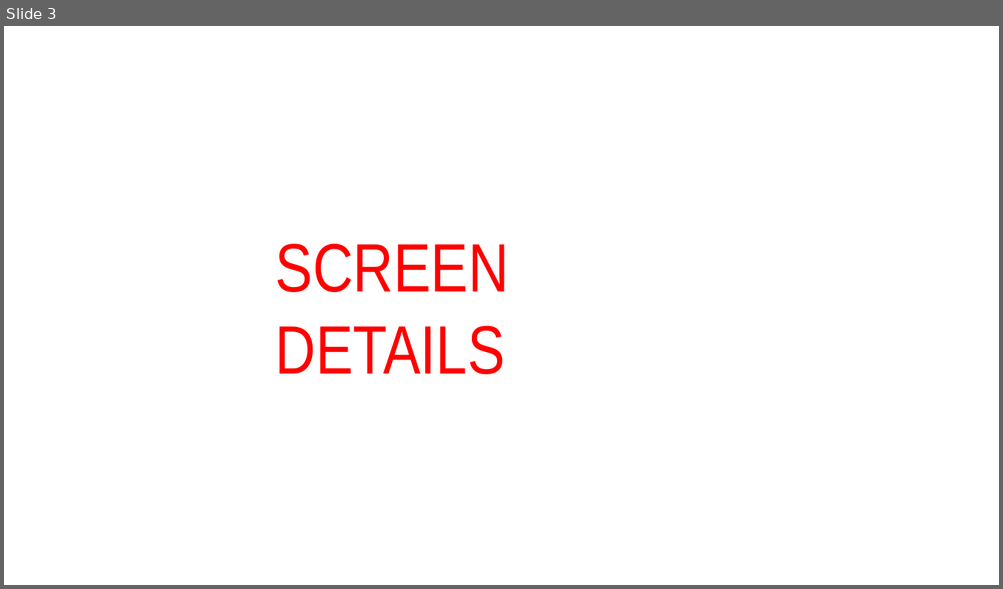
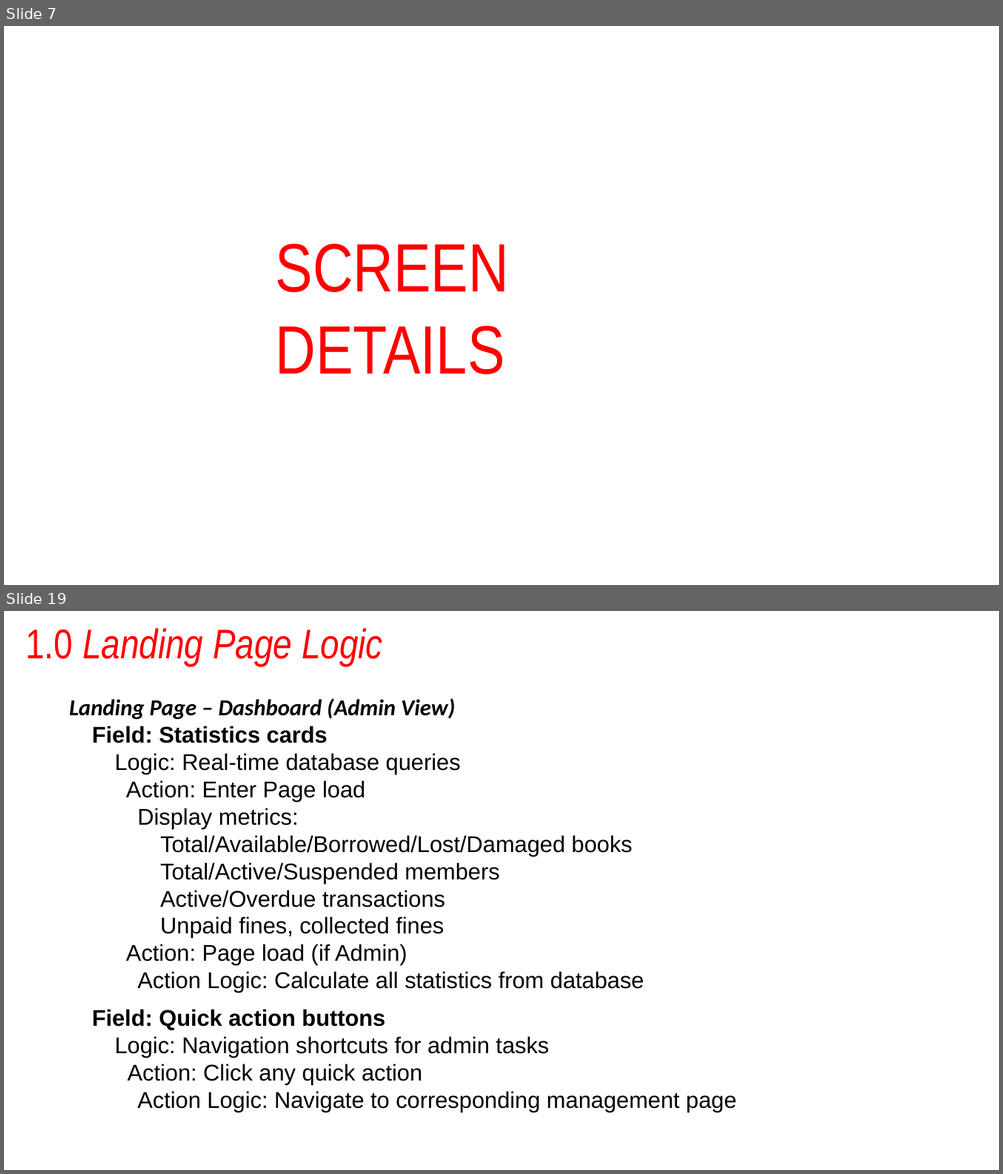
Before and after one commit to Erudi787/book-buddi, a slide deck: Documentation/High Level Design/Alliance Low Code Program_HLD_G6_BookBuddi.pptx. Shown one above the other, each under a label of ours: slide 3 before the commit, slides 7 and 19 after it; the slides between them are not shown. The pictures are 1003x589 and 1003x1174 pixels, drawn with LibreOffice and Linux fonts; fonts in the diff are those of the drawing; background and template pictures are left out. Boxes give left, top, right and bottom in pixels: in the first picture for what was removed or moved away, otherwise in the second. Text is boxed around its words. In the diff, an @@ line names an element or a change of style, - is before the commit and + after.

```diff
--- a/Documentation/High Level Design/Alliance Low Code Program_HLD_G6_BookBuddi.pptx
+++ b/Documentation/High Level Design/Alliance Low Code Program_HLD_G6_BookBuddi.pptx
@@ slide 19 added at <box>4,611,999,1170</box>, background picture (left out) @@
@@ text added at <box>25,628,383,666</box>, 80 pt, text #FF0000, italic @@
+1.0 Landing Page Logic
@@ text added at <box>69,698,736,1112</box>, 44 pt, text #000000 @@
+Landing Page – Dashboard (Admin View)
+Field: Statistics cards
+Logic: Real-time database queries
+Action: Enter Page load
+Display metrics:
+Total/Available/Borrowed/Lost/Damaged books
+Total/Active/Suspended members
+Active/Overdue transactions
+Unpaid fines, collected fines
+Action: Page load (if Admin)
+Action Logic: Calculate all statistics from database
+Field: Quick action buttons
+Logic: Navigation shortcuts for admin tasks
+Action: Click any quick action
+Action Logic: Navigate to corresponding management page
@@ what was slide 3 is now slide 7 @@
```
Also in this commit, not shown: 4 slides changed, 95 other slides added, 1 slide removed, 4 other files.
